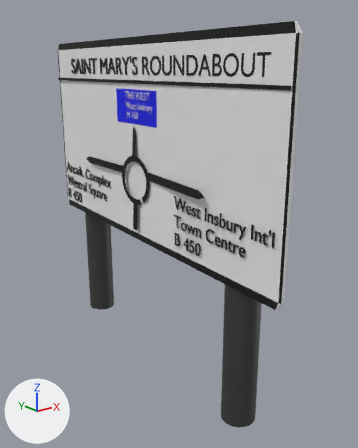
A saved change to the FBX model Assets/Models/World/Signs/RoundaboutSignSTR1.fbx.
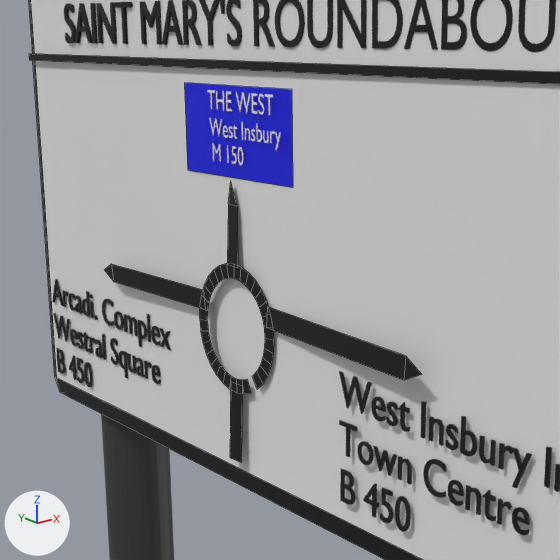
Old and new are each drawn whole from a camera (50 mm lens) standing at (-5.73, -7.77, 5.04) and looking at (0.4, -0.11, 1.97) and again close up on the part from 13% to 72% of the width and 13% to 60% of the height. The lights are fixed; the arrows at lower left show +X, +Y and +Z. The close-ups show mesh edges as thin lines. Where no turn or scale is listed for an object, it has been applied to the vertices.
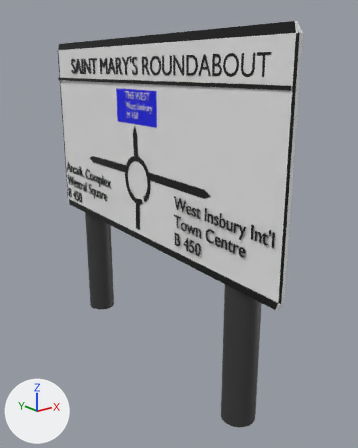
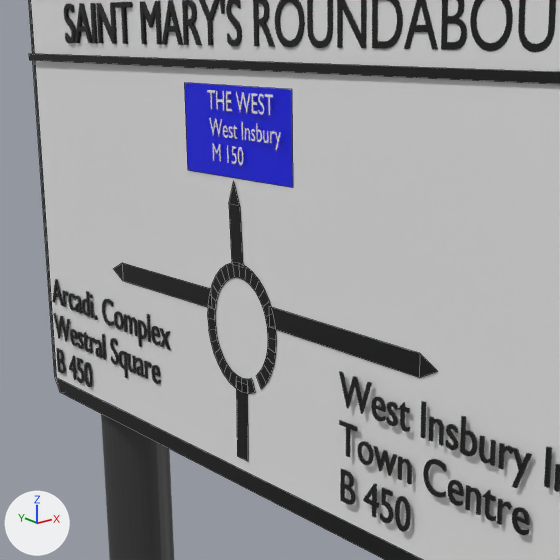
Where the newer file only moved an object's origin or applied its transform, the numbers keep the older frame.

Where the change shows, as pixel boxes (x1, y1, x2, y2) in the close-ups (560 x 560 px):
'RightArrow', added (black): after (269, 307, 437, 377)
'Plane.005', deleted (black): before (267, 307, 421, 380)
'Circle.003', deleted (black): before (200, 263, 274, 394)
'Roundel', added (black): after (208, 262, 276, 393)
'LeftArrow', added (black): after (114, 263, 212, 308)
'Plane.004', deleted (black): before (105, 264, 203, 308)
'Plane', deleted (black): before (230, 382, 242, 462)
'StraightAhead', added (black): after (229, 182, 243, 268)
'DirectionPlane', added (black): after (236, 382, 248, 461)
'Plane.003', deleted (black): before (227, 184, 238, 265)

What changed in the scene script:
```text
Add me_plane_001:
    me_plane_001.from_pydata([(0.1, -0.16, 0.16), (0.2, 1.59, 0.17), (0.1, -0.16, 0.0), (0.2, 1.59, 0.01), (0.09, -0.34, 0.08)], [], [(0, 1, 3, 2), (0, 2, 4)])
    me_plane_001.materials.append(mat_material_064)  # black #000000
Add me_circle_001:
    me_circle_001.from_pydata(...)  # 64 vertices, 31 faces; spans x 0.02..0.073, y -0.497..0.492, z -0.496..0.496
    me_circle_001.materials.append(mat_material_065)  # black #000000
Add me_plane_003:
    me_plane_003.from_pydata([(-0.001, -0.161, 0.154), (-0.002, -0.181, -0.294), (0.008, -0.005, 0.157), (0.006, -0.026, -0.29), (0.003, -0.086, 0.334)], [], [(0, 2, 3, 1), (0, 4, 2)])
    me_plane_003.materials.append(mat_material_062)  # black #000000
Add me_plane_004:
    me_plane_004.from_pydata([(0.043, -0.112, 0.136), (0.043, -0.096, -0.477), (0.051, 0.046, 0.136), (0.052, 0.062, -0.477)], [], [(0, 2, 3, 1)])
    me_plane_004.materials.append(mat_material_001)  # black #000000
Add me_plane_002:
    me_plane_002.from_pydata([(0.11, 0.15, 0.16), (0.02, -1.39, 0.17), (0.11, 0.15, 0.0), (0.02, -1.39, 0.01), (0.12, 0.33, 0.08)], [], [(0, 2, 3, 1), (0, 4, 2)])
    me_plane_002.materials.append(mat_material_063)  # black #000000
Remove ob_plane_004:
    ob_plane_004 = bpy.data.objects.new('Plane.004', me_plane_024)
    ob_plane_004.location = (-0.245, 2.259, 2.956)
Remove ob_plane:
    ob_plane = bpy.data.objects.new('Plane', me_plane)
    ob_plane.location = (-0.291, 0.479, 2.323)
Remove ob_plane_003:
    ob_plane_003 = bpy.data.objects.new('Plane.003', me_plane_023)
    ob_plane_003.location = (-0.245, 0.57, 3.647)
Remove ob_plane_005:
    ob_plane_005 = bpy.data.objects.new('Plane.005', me_plane_025)
    ob_plane_005.location = (-0.465, -1.562, 2.956)
Remove ob_circle_003:
    ob_circle_003 = bpy.data.objects.new('Circle.003', me_circle)
    ob_circle_003.location = (-0.291, 0.443, 2.885)
Add ob_rightarrow:
    ob_rightarrow = bpy.data.objects.new('RightArrow', me_plane_001)
    ob_rightarrow.location = (-0.465, -1.562, 2.956)
Add ob_roundel:
    ob_roundel = bpy.data.objects.new('Roundel', me_circle_001)
    ob_roundel.location = (-0.291, 0.443, 2.885)
Add ob_straightahead:
    ob_straightahead = bpy.data.objects.new('StraightAhead', me_plane_003)
    ob_straightahead.location = (-0.245, 0.57, 3.647)
Add ob_directionplane:
    ob_directionplane = bpy.data.objects.new('DirectionPlane', me_plane_004)
    ob_directionplane.location = (-0.291, 0.479, 2.323)
Add ob_leftarrow:
    ob_leftarrow = bpy.data.objects.new('LeftArrow', me_plane_002)
    ob_leftarrow.location = (-0.245, 2.259, 2.956)
```
